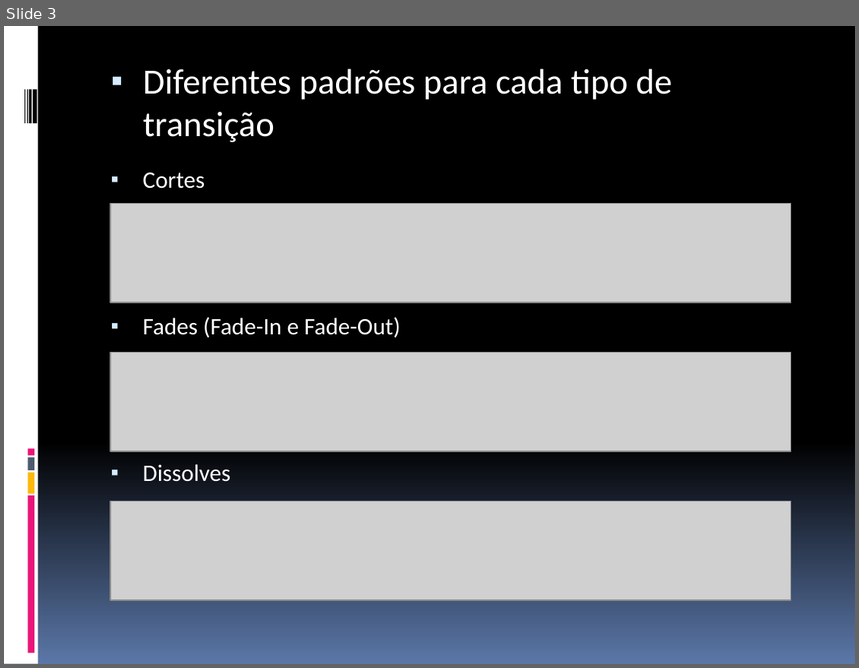
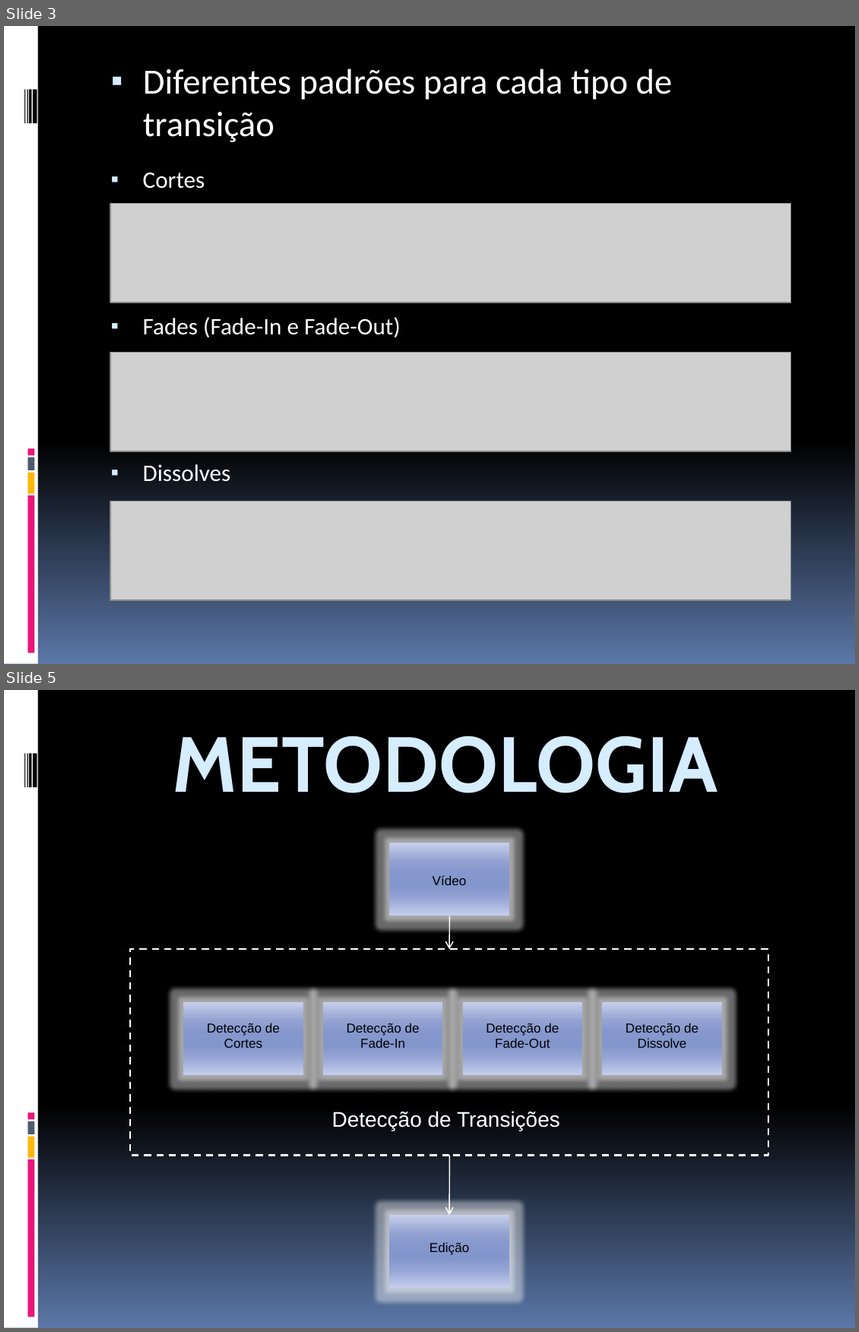
Before and after one commit to fabriciols/m-fit, a slide deck: DOCS/Apresentação/ApresentaçãoRP2.pptx. Shown one above the other, each under a label of ours: slide 3 before the commit, slides 3 and 5 after it; the slides between them are not shown. The pictures are 859x668 and 859x1332 pixels, drawn with LibreOffice and Linux fonts; fonts in the diff are those of the drawing; grey boxes stand for pictures. Boxes give left, top, right and bottom in pixels: in the first picture for what was removed or moved away, otherwise in the second. Text is boxed around its words. In the diff, an @@ line names an element or a change of style, - is before the commit and + after.

```diff
--- a/DOCS/Apresentação/ApresentaçãoRP2.pptx
+++ b/DOCS/Apresentação/ApresentaçãoRP2.pptx
@@ slide 5 added at [4, 690, 855, 1328], background gradient #000000 to #5B77A8; not listed: 9 template elements that a slide beside it also shows @@
@@ title added at [173, 736, 718, 793], 66 pt, text #D6ECFF, bold @@
+METODOLOGIA
@@ rectangle added at [389, 844, 509, 916], fill gradient #C7CFEC to #94A3D1 to #8698CD to #8496CC to #95A5D5 to #C5CEED @@
@@ text added at [433, 875, 467, 885], 11 pt, text #000000 @@
+Vídeo
@@ arrow added from (450, 916) to (449, 950), #FFFFFF 0.94 pt @@
@@ rectangle added at [130, 950, 769, 1156], outline #FFFFFF 1.5 pt dashed @@
@@ rectangle added at [183, 1002, 303, 1075], fill gradient #C7CFEC to #94A3D1 to #8698CD to #8496CC to #95A5D5 to #C5CEED @@
@@ rectangle added at [323, 1002, 443, 1075], fill gradient #C7CFEC to #94A3D1 to #8698CD to #8496CC to #95A5D5 to #C5CEED @@
@@ rectangle added at [463, 1002, 583, 1075], fill gradient #C7CFEC to #94A3D1 to #8698CD to #8496CC to #95A5D5 to #C5CEED @@
@@ rectangle added at [602, 1002, 722, 1075], fill gradient #C7CFEC to #94A3D1 to #8698CD to #8496CC to #95A5D5 to #C5CEED @@
@@ text added at [207, 1023, 280, 1048], 11 pt, text #000000 @@
+Detecção de Cortes
@@ text added at [347, 1023, 420, 1048], 11 pt, text #000000 @@
+Detecção de Fade-In
@@ text added at [486, 1023, 559, 1048], 11 pt, text #000000 @@
+Detecção de Fade-Out
@@ text added at [626, 1023, 699, 1048], 11 pt, text #000000 @@
+Detecção de Dissolve
@@ text added at [332, 1111, 560, 1132], 18 pt, text #FFFFFF @@
+Detecção de Transições
@@ arrow added from (450, 1156) to (449, 1215), #FFFFFF 0.94 pt @@
@@ rectangle added at [389, 1215, 509, 1288], fill gradient #C7CFEC to #94A3D1 to #8698CD to #8496CC to #95A5D5 to #C5CEED @@
@@ text added at [430, 1243, 469, 1255], 11 pt, text #000000 @@
+Edição
```
Also in this commit, not shown: 1 slide changed, 1 other slide added, 2 slides removed.
